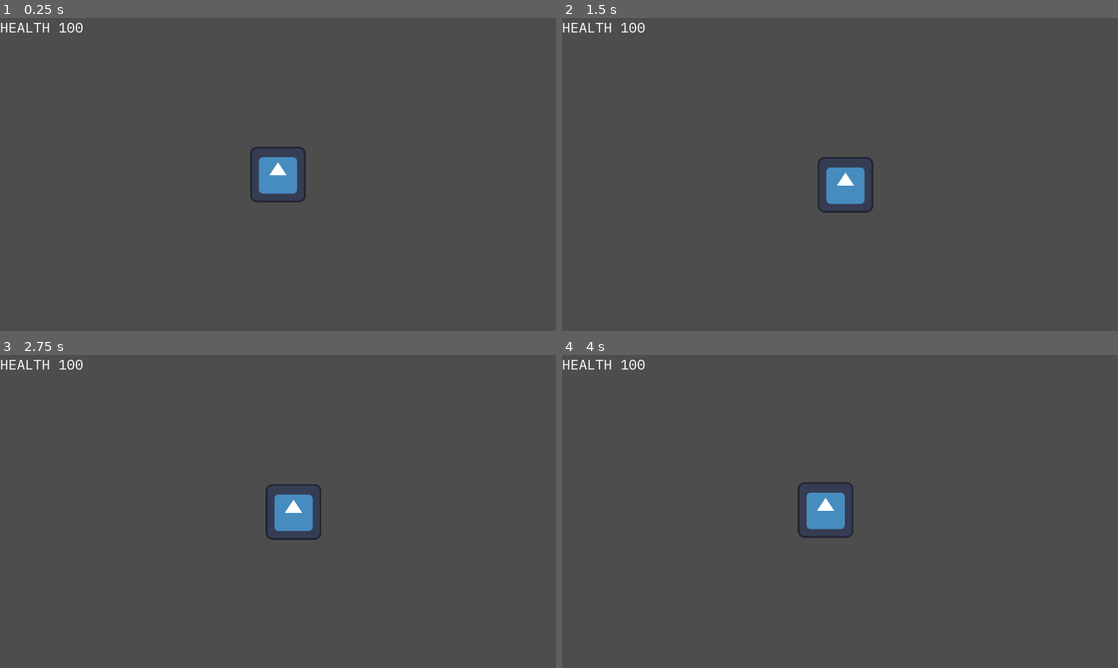
Above: before the commit, frames 1-4 (two rows, left to right).
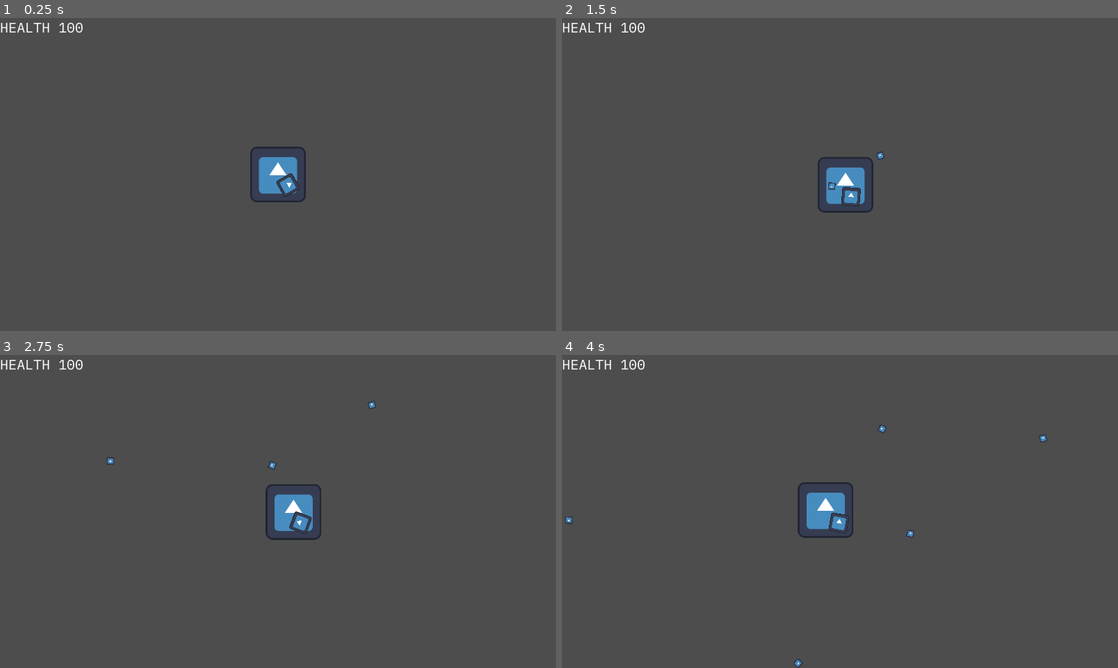
Above: after the commit, the same moments.

Repository: kevinfiddick/kill-switch
Game: Godot game, scene res://scenes/Main.tscn
Same seed, same stepped clock (60 frames per second), same inputs: the game is played once before the commit and once after it. The engine's default icon, where the game draws it, is replaced by a stand-in: a white triangle on a blue panel in a dark square.
Inputs (mouse positions are in pixels of both pictures, inside the frame that each line leads up to):
- Up to frame 1 (0.25 s): no input
- Up to frame 2 (1.5 s): tap Enter at 0.5 s; move the mouse to (962, 158) at 0.52 s; hold D (Right, bound only before the commit) 0.53-1.28 s; click (962, 158) at 0.6 s; move the mouse to (728, 190) at 1.27 s; hold Down (Down, bound only before the commit) from 1.28 s (still down); click (728, 190) at 1.35 s
- Up to frame 3 (2.75 s): move the mouse to (333, 442) at 2.02 s; release Down (Down, bound only before the commit) at 2.03 s; hold D (Right, bound only before the commit) from 2.03 s (still down); click (333, 442) at 2.1 s
- Up to frame 4 (4 s): move the mouse to (812, 574) at 2.77 s; release D (Right, bound only before the commit) at 2.78 s; hold Up (Up, bound only before the commit) 2.78-3.53 s; click (812, 574) at 2.85 s; move the mouse to (1006, 558) at 3.52 s; hold Left (Left, bound only before the commit) from 3.53 s (still down); click (1006, 558) at 3.6 s

The runs differ from the first frame. In frame 1, 0.1% of the frame differs, in the area x 49-54%, y 49-58%; in frame 2, 0.1%; in frame 3, 0.2%; in frame 4, 0.2%, in the area x 0-88%, y 22-100%.

Commit message:
Add basic weapon and projectile, Update input mapping

Diff:
--- a/project.godot
+++ b/project.godot
@@ -23,28 +23,33 @@
 
 [input]
 
-Up={
+up={
 "deadzone": 0.5,
 "events": [Object(InputEventKey,"resource_local_to_scene":false,"resource_name":"","device":-1,"window_id":0,"alt_press …(195 unchanged characters)…
 , Object(InputEventKey,"resource_local_to_scene":false,"resource_name":"","device":-1,"window_id":0,"alt_pressed":false …(183 unchanged characters)…
 ]
 }
-Down={
+down={
 "deadzone": 0.5,
 "events": [Object(InputEventKey,"resource_local_to_scene":false,"resource_name":"","device":-1,"window_id":0,"alt_press …(195 unchanged characters)…
 , Object(InputEventKey,"resource_local_to_scene":false,"resource_name":"","device":-1,"window_id":0,"alt_pressed":false …(183 unchanged characters)…
 ]
 }
-Left={
+left={
 "deadzone": 0.5,
 "events": [Object(InputEventKey,"resource_local_to_scene":false,"resource_name":"","device":-1,"window_id":0,"alt_press …(195 unchanged characters)…
 , Object(InputEventKey,"resource_local_to_scene":false,"resource_name":"","device":-1,"window_id":0,"alt_pressed":false …(182 unchanged characters)…
 ]
 }
-Right={
+right={
 "deadzone": 0.5,
 "events": [Object(InputEventKey,"resource_local_to_scene":false,"resource_name":"","device":-1,"window_id":0,"alt_press …(192 unchanged characters)…
 , Object(InputEventKey,"resource_local_to_scene":false,"resource_name":"","device":-1,"window_id":0,"alt_pressed":false …(186 unchanged characters)…
+]
+}
+primary_fire={
+"deadzone": 0.5,
+"events": [Object(InputEventMouseButton,"resource_local_to_scene":false,"resource_name":"","device":-1,"window_id":0,"alt_pressed":false,"shift_pressed":false,"ctrl_pressed":false,"meta_pressed":false,"button_mask":1,"position":Vector2(499, 15),"global_position":Vector2(508, 61),"factor":1.0,"button_index":1,"canceled":false,"pressed":true,"double_click":false,"script":null)
 ]
 }
 
--- a/scenes/Main.tscn
+++ b/scenes/Main.tscn
@@ -3,7 +3,7 @@
 [ext_resource type="PackedScene" uid="uid://cg2j6hgvxv842" path="res://scenes/HUD.tscn" id="1_w8d0f"]
 [ext_resource type="PackedScene" uid="uid://c2160l6nbot3u" path="res://scenes/Player.tscn" id="2_ayjna"]
 
-[node name="Node2D" type="Node2D"]
+[node name="Main" type="Node2D"]
 
 [node name="Control" parent="." instance=ExtResource("1_w8d0f")]
 
--- a/scenes/Player.tscn
+++ b/scenes/Player.tscn
@@ -1,7 +1,8 @@
-[gd_scene load_steps=4 format=3 uid="uid://c2160l6nbot3u"]
+[gd_scene load_steps=5 format=3 uid="uid://c2160l6nbot3u"]
 
 [ext_resource type="Script" path="res://scripts/Player.gd" id="1_6ykmx"]
 [ext_resource type="Texture2D" uid="uid://bo7xm7gmyj48p" path="res://icon.svg" id="2_m53a3"]
+[ext_resource type="PackedScene" uid="uid://ducuap6fxn2su" path="res://scenes/Weapon.tscn" id="3_xwcbc"]
 
 [sub_resource type="CircleShape2D" id="CircleShape2D_yq888"]
 radius = 100.0
@@ -16,3 +17,6 @@
 [node name="Sprite2D" type="Sprite2D" parent="."]
 scale = Vector2(1.5, 1.5)
 texture = ExtResource("2_m53a3")
+
+[node name="Weapon" parent="." instance=ExtResource("3_xwcbc")]
+position = Vector2(31, 54)
--- /dev/null
+++ b/scenes/Projectile.tscn
@@ -0,0 +1,16 @@
+[gd_scene load_steps=3 format=3 uid="uid://cqcpv4iu1qjbh"]
+
+[ext_resource type="Script" path="res://scripts/Projectile.gd" id="1_ailh3"]
+[ext_resource type="Texture2D" uid="uid://bo7xm7gmyj48p" path="res://icon.svg" id="1_uquix"]
+
+[node name="Projectile" type="Node2D"]
+script = ExtResource("1_ailh3")
+
+[node name="Sprite2D" type="Sprite2D" parent="."]
+scale = Vector2(0.2, 0.2)
+texture = ExtResource("1_uquix")
+
+[node name="VisibleOnScreenNotifier2D" type="VisibleOnScreenNotifier2D" parent="."]
+scale = Vector2(3.6, 3.3)
+
+[connection signal="screen_exited" from="VisibleOnScreenNotifier2D" to="." method="_on_visible_on_screen_notifier_2d_screen_exited"]
--- /dev/null
+++ b/scenes/Weapon.tscn
@@ -0,0 +1,15 @@
+[gd_scene load_steps=3 format=3 uid="uid://ducuap6fxn2su"]
+
+[ext_resource type="Texture2D" uid="uid://bo7xm7gmyj48p" path="res://icon.svg" id="1_fh6in"]
+[ext_resource type="Script" path="res://scripts/Weapon.gd" id="1_rvrym"]
+
+[node name="Weapon" type="Node2D"]
+script = ExtResource("1_rvrym")
+
+[node name="Sprite2D" type="Sprite2D" parent="."]
+position = Vector2(13, -12)
+scale = Vector2(0.5, 0.5)
+texture = ExtResource("1_fh6in")
+
+[node name="Marker2D" type="Marker2D" parent="."]
+position = Vector2(44, -11)
--- a/scripts/Player.gd
+++ b/scripts/Player.gd
@@ -8,7 +8,7 @@
 
 	# Get the input direction and handle the movement/deceleration.
 	# As good practice, you should replace UI actions with custom gameplay actions.
-	var direction = Input.get_vector("Left", "Right", "Up", "Down")
+	var direction = Input.get_vector("left", "right", "up", "down")
 	if direction:
 		velocity = direction * SPEED
 	else:
--- /dev/null
+++ b/scripts/Projectile.gd
@@ -0,0 +1,12 @@
+extends Node2D
+
+const SPEED: int = 300
+
+
+# Called every frame. 'delta' is the elapsed time since the previous frame.
+func _process(delta: float) -> void:
+	position += transform.x * SPEED * delta
+
+
+func _on_visible_on_screen_notifier_2d_screen_exited() -> void:
+	queue_free()
--- /dev/null
+++ b/scripts/Weapon.gd
@@ -0,0 +1,23 @@
+extends Node2D
+
+const BULLET = preload("res://scenes/Projectile.tscn")
+
+
+@onready var muzzle: Marker2D = $Marker2D
+
+
+# Called every frame. 'delta' is the elapsed time since the previous frame.
+func _process(delta: float) -> void:
+	look_at(get_global_mouse_position())
+
+	rotation_degrees = wrap(rotation_degrees, 0, 360)
+	if rotation_degrees > 90 and rotation_degrees < 270:
+		scale.y = -1
+	else:
+		scale.y = 1
+
+	if Input.is_action_just_pressed("primary_fire"):
+		var bullet_instance = BULLET.instantiate()
+		get_tree().root.add_child(bullet_instance)
+		bullet_instance.global_position = muzzle.global_position
+		bullet_instance.rotation = rotation
